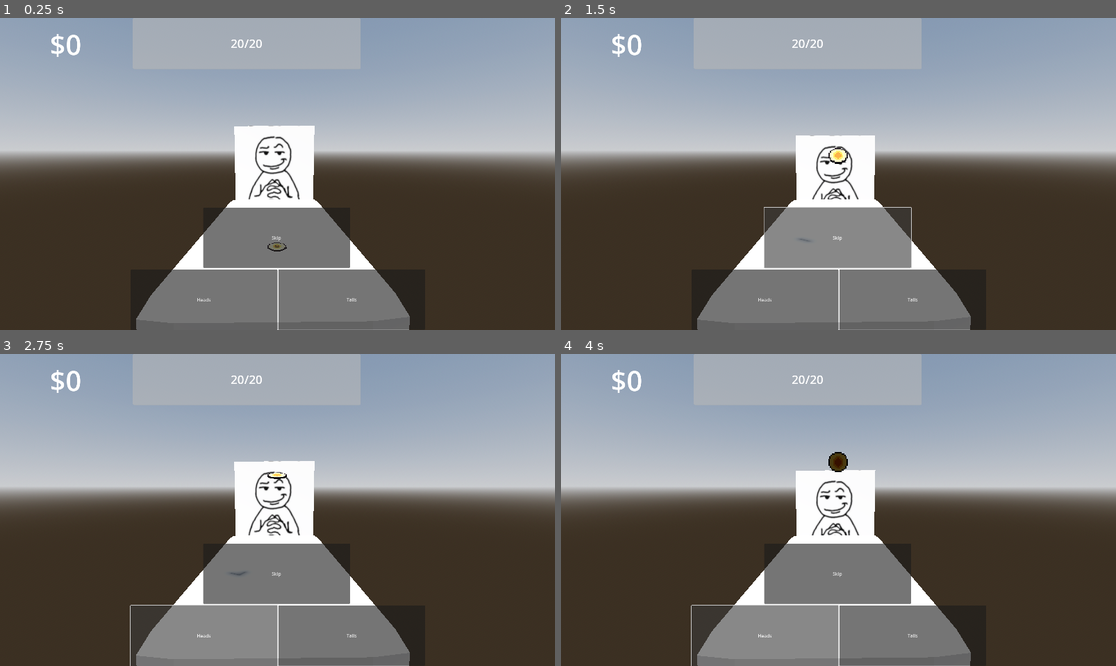
Above: before the commit, frames 1-4 (two rows, left to right).
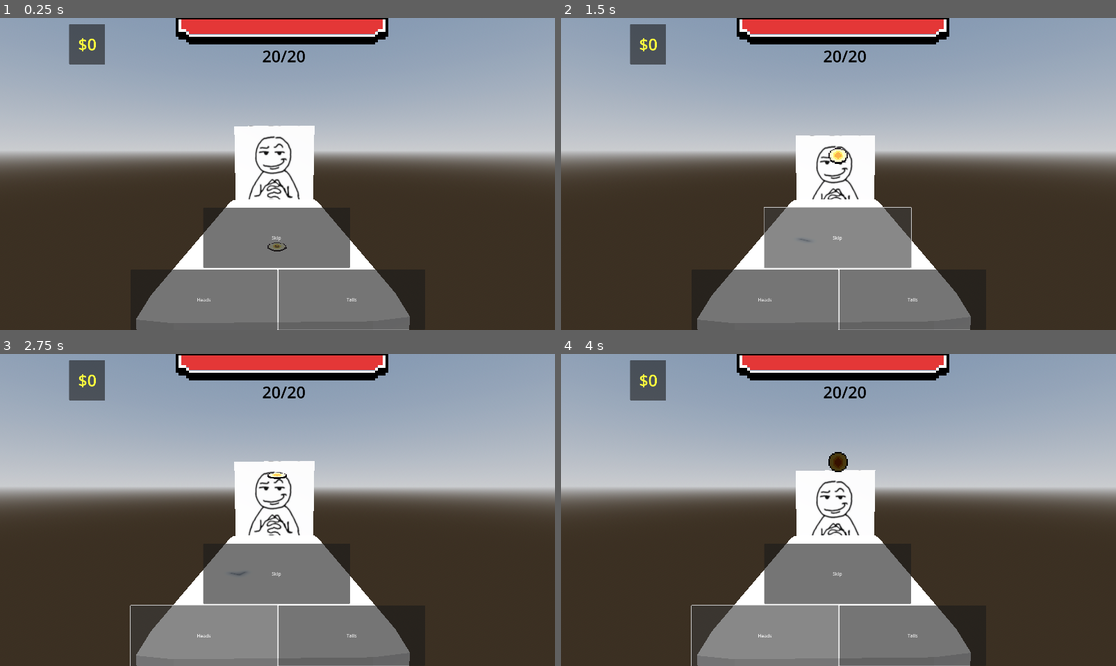
Above: after the commit, the same moments.

Repository: nianjindev/nummus
Game: Godot game, scene res://world.tscn
Same seed, same stepped clock (60 frames per second), same inputs: the game is played once before the commit and once after it. The project has no main scene, so this scene is started directly.
Inputs:
- Up to frame 1 (0.25 s): no input
- Up to frame 2 (1.5 s): click "Skip" at 0.5 s; click "Skip" at 1.25 s
- Up to frame 3 (2.75 s): click "Heads" at 2 s
- Up to frame 4 (4 s): click "Tails" at 2.75 s; click "Heads" at 3.5 s

The runs differ from the first frame. In frame 1, 6.1% of the frame differs, in the area x 9-70%, y 0-15%; in frame 2, 6.1%; in frame 3, 6.1%; in frame 4, 6.1%.

Commit message:
Changed Healthbar

Diff:
--- a/nummus-game/global_ui.tscn
+++ /dev/null
@@ -1,71 +0,0 @@
-[gd_scene load_steps=3 format=3 uid="uid://cgkq1874nru5o"]
-
-[ext_resource type="Script" uid="uid://iymx7fn3vsss" path="res://gui/money.gd" id="1_b2grt"]
-[ext_resource type="Script" uid="uid://b0d6dmsqn3rcu" path="res://gui/health.gd" id="2_22env"]
-
-[node name="GlobalUI" type="Control"]
-layout_mode = 3
-anchors_preset = 15
-anchor_right = 1.0
-anchor_bottom = 1.0
-grow_horizontal = 2
-grow_vertical = 2
-
-[node name="Money" type="Control" parent="."]
-anchors_preset = 0
-offset_right = 454.0
-offset_bottom = 182.0
-script = ExtResource("1_b2grt")
-
-[node name="Amount" type="RichTextLabel" parent="Money"]
-layout_mode = 1
-anchors_preset = 15
-anchor_right = 1.0
-anchor_bottom = 1.0
-grow_horizontal = 2
-grow_vertical = 2
-theme_override_font_sizes/normal_font_size = 96
-text = "0"
-horizontal_alignment = 1
-vertical_alignment = 1
-
-[node name="Health" type="Control" parent="."]
-layout_mode = 1
-anchors_preset = 5
-anchor_left = 0.5
-anchor_right = 0.5
-offset_left = -501.0
-offset_right = 288.0
-offset_bottom = 177.0
-grow_horizontal = 2
-script = ExtResource("2_22env")
-
-[node name="ProgressBar" type="ProgressBar" parent="Health"]
-layout_mode = 1
-anchors_preset = 15
-anchor_right = 1.0
-anchor_bottom = 1.0
-grow_horizontal = 2
-grow_vertical = 2
-theme_override_font_sizes/font_size = 96
-max_value = 20.0
-value = 13.4
-show_percentage = false
-
-[node name="HealthText" type="RichTextLabel" parent="Health"]
-layout_mode = 1
-anchors_preset = 8
-anchor_left = 0.5
-anchor_top = 0.5
-anchor_right = 0.5
-anchor_bottom = 0.5
-offset_left = -72.5
-offset_top = -32.5
-offset_right = 72.5
-offset_bottom = 32.5
-grow_horizontal = 2
-grow_vertical = 2
-theme_override_font_sizes/normal_font_size = 41
-text = "20/20"
-horizontal_alignment = 1
-vertical_alignment = 1
--- a/nummus-game/gui/global_ui.tscn
+++ b/nummus-game/gui/global_ui.tscn
@@ -1,7 +1,17 @@
-[gd_scene load_steps=3 format=3 uid="uid://doa0jh4r81qev"]
+[gd_scene load_steps=7 format=3 uid="uid://cgkq1874nru5o"]
 
 [ext_resource type="Script" uid="uid://iymx7fn3vsss" path="res://gui/money.gd" id="1_b2grt"]
 [ext_resource type="Script" uid="uid://b0d6dmsqn3rcu" path="res://gui/health.gd" id="2_22env"]
+[ext_resource type="Texture2D" uid="uid://bjdkwvpqaeul0" path="res://assets/2d/placeholder_healthbar.png" id="3_gjitu"]
+[ext_resource type="Texture2D" uid="uid://dpatl1i6460cp" path="res://assets/2d/placeholder_health.png" id="4_af06w"]
+
+[sub_resource type="AtlasTexture" id="AtlasTexture_36pdv"]
+atlas = ExtResource("3_gjitu")
+region = Rect2(6, 65, 83, 11)
+
+[sub_resource type="AtlasTexture" id="AtlasTexture_4s7pk"]
+atlas = ExtResource("4_af06w")
+region = Rect2(5.931116, 53.129345, 81.22046, 11.870655)
 
 [node name="GlobalUI" type="Control"]
 layout_mode = 3
@@ -13,19 +23,40 @@
 
 [node name="Money" type="Control" parent="."]
 anchors_preset = 0
-offset_right = 454.0
+offset_right = 603.0
 offset_bottom = 182.0
 script = ExtResource("1_b2grt")
 
+[node name="Panel" type="Panel" parent="Money"]
+layout_mode = 1
+anchors_preset = 8
+anchor_left = 0.5
+anchor_top = 0.5
+anchor_right = 0.5
+anchor_bottom = 0.5
+offset_left = -62.14251
+offset_top = -70.0
+offset_right = 62.14251
+offset_bottom = 70.0
+grow_horizontal = 2
+grow_vertical = 2
+
 [node name="Amount" type="RichTextLabel" parent="Money"]
 layout_mode = 1
-anchors_preset = 15
-anchor_right = 1.0
-anchor_bottom = 1.0
+anchors_preset = 8
+anchor_left = 0.5
+anchor_top = 0.5
+anchor_right = 0.5
+anchor_bottom = 0.5
+offset_left = -50.0
+offset_top = -50.0
+offset_right = 50.0
+offset_bottom = 50.0
 grow_horizontal = 2
 grow_vertical = 2
-theme_override_font_sizes/normal_font_size = 96
-text = "0"
+theme_override_colors/default_color = Color(1, 1, 0.23921569, 1)
+theme_override_font_sizes/normal_font_size = 56
+text = "$0"
 horizontal_alignment = 1
 vertical_alignment = 1
 
@@ -34,23 +65,31 @@
 anchors_preset = 5
 anchor_left = 0.5
 anchor_right = 0.5
-offset_left = -501.0
-offset_right = 288.0
-offset_bottom = 177.0
+offset_left = -325.885
+offset_right = 423.14
+offset_bottom = 182.0
 grow_horizontal = 2
 script = ExtResource("2_22env")
 
-[node name="ProgressBar" type="ProgressBar" parent="Health"]
+[node name="HealthProgressBar" type="TextureProgressBar" parent="Health"]
+texture_filter = 1
 layout_mode = 1
-anchors_preset = 15
-anchor_right = 1.0
-anchor_bottom = 1.0
+anchors_preset = 8
+anchor_left = 0.5
+anchor_top = 0.5
+anchor_right = 0.5
+anchor_bottom = 0.5
+offset_left = -400.0
+offset_top = -96.0
+offset_right = -309.0
+offset_bottom = -85.0
 grow_horizontal = 2
 grow_vertical = 2
-theme_override_font_sizes/font_size = 96
+scale = Vector2(8.84, 8.84)
 max_value = 20.0
-value = 10.0
-show_percentage = false
+value = 16.0
+texture_over = SubResource("AtlasTexture_36pdv")
+texture_progress = SubResource("AtlasTexture_4s7pk")
 
 [node name="HealthText" type="RichTextLabel" parent="Health"]
 layout_mode = 1
@@ -59,13 +98,14 @@
 anchor_top = 0.5
 anchor_right = 0.5
 anchor_bottom = 0.5
-offset_left = -72.5
-offset_top = -32.5
-offset_right = 72.5
-offset_bottom = 32.5
+offset_left = -132.0
+offset_top = -9.0
+offset_right = 78.0
+offset_bottom = 91.0
 grow_horizontal = 2
 grow_vertical = 2
-theme_override_font_sizes/normal_font_size = 41
+theme_override_colors/default_color = Color(0, 0, 0, 1)
+theme_override_font_sizes/normal_font_size = 56
 text = "20/20"
 horizontal_alignment = 1
 vertical_alignment = 1
--- a/nummus-game/gui/health.gd
+++ b/nummus-game/gui/health.gd
@@ -1,13 +1,14 @@
 extends Control
 
-@onready var progress_bar: ProgressBar = $ProgressBar
+@onready var health_progress_bar: TextureProgressBar = $HealthProgressBar
 @onready var health_text: RichTextLabel = $HealthText
+
 
 func _ready():
 	Globals.connect("money_changed", Callable(change_amount))
-	progress_bar.value = Globals.health
+	health_progress_bar.value = Globals.health
 	health_text.text = str(Globals.health as int)+"/20"
 
 func change_amount():
-	progress_bar.value = Globals.health
+	health_progress_bar.value = Globals.health
 	health_text.text = str(Globals.health as int)+"/20"
--- a/nummus-game/world.tscn
+++ b/nummus-game/world.tscn
@@ -35,12 +35,8 @@
 transform = Transform3D(0.015039595, -0.10242296, 0.99462724, 0.0008137207, 0.99474066, 0.10242234, -0.99988663, -0.0007310418, 0.015043839, 1.670432, 0.96669024, 0)
 fov = 68.6
 
-[node name="GlobalUI" parent="." instance=ExtResource("4_aqk2v")]
-
 [node name="Enemy" parent="." instance=ExtResource("1_aqk2v")]
 transform = Transform3D(0.06460202, 0, 0.9979111, 0, 1, 0, -0.9979111, 0, 0.06460202, -1.221482, 0.78024775, 0)
-
-[node name="GameUI" parent="." instance=ExtResource("5_036b0")]
 
 [node name="StaticBody3D" type="StaticBody3D" parent="."]
 
@@ -55,3 +51,7 @@
 
 [node name="CoinBase" parent="." instance=ExtResource("2_036b0")]
 transform = Transform3D(-3.242782e-09, 0, 0.074186206, 0, 0.074186206, 0, -0.074186206, 0, -3.242782e-09, 0.3665498, 0.39807475, -0.01729834)
+
+[node name="GlobalUI" parent="." instance=ExtResource("4_aqk2v")]
+
+[node name="GameUI" parent="." instance=ExtResource("5_036b0")]
Binary file added: nummus-game/assets/2d/placeholder_health.png
Not shown, added: nummus-game/assets/2d/placeholder_health.png.import
Binary file added: nummus-game/assets/2d/placeholder_healthbar.png
Not shown, added: nummus-game/assets/2d/placeholder_healthbar.png.import
Not shown: 1 places in nummus-game/world.tscn that only renumber resources
